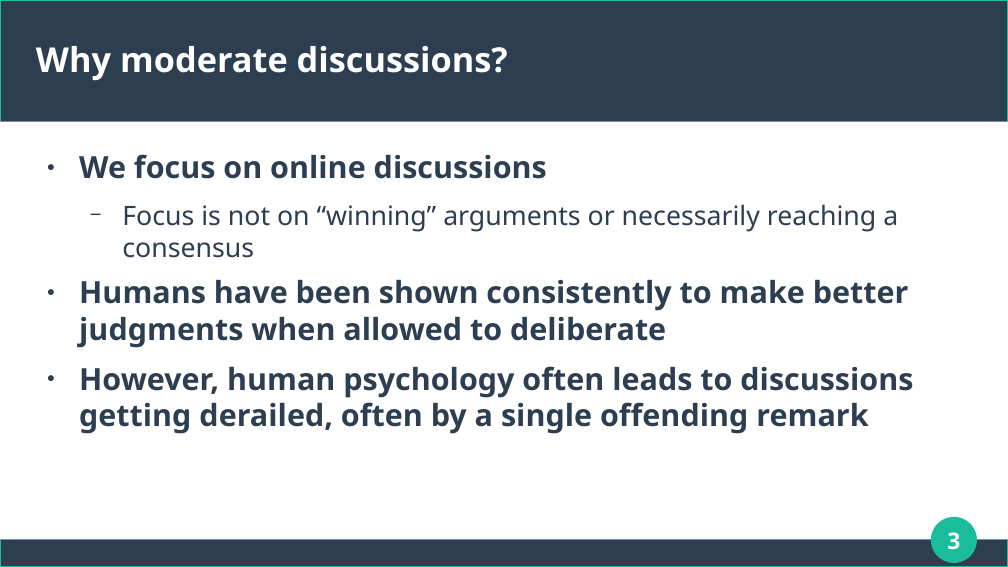
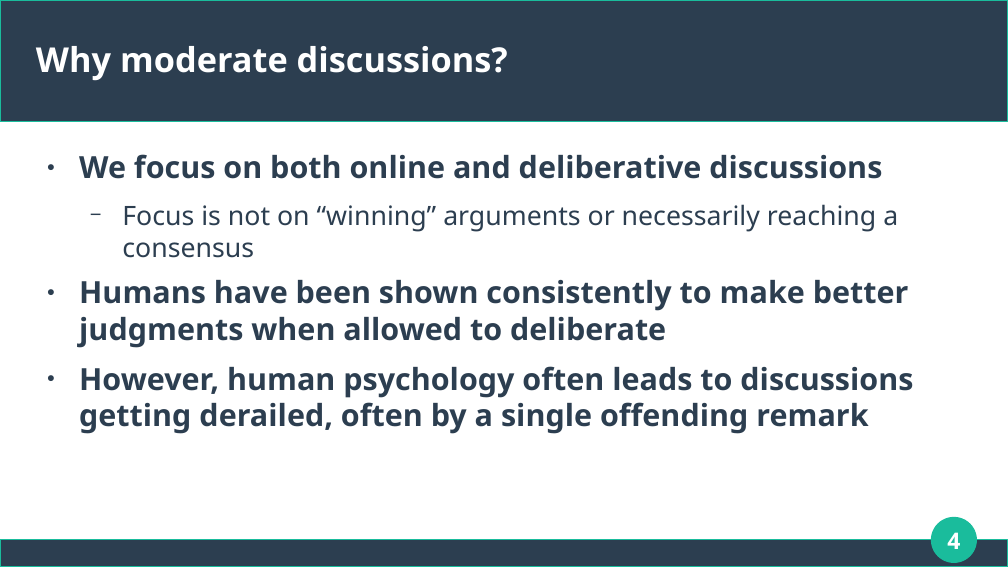
Before and after one commit to dimits-ts/llm_moderation_research, a slide deck: slide 4 of presentations/thesis.odp (slide 3 before the commit). Drawn at 1008x567 pixels with LibreOffice and Linux fonts; fonts in the diff are those of the drawing. Boxes give left, top, right and bottom in pixels: in the first picture for what was removed or moved away, otherwise in the second. Text is boxed around its words. In the diff, an @@ line names an element or a change of style, - is before the commit and + after.

```diff
--- a/presentations/thesis.odp
+++ b/presentations/thesis.odp
@@ text at [79, 154, 882, 179]: text changed @@
-● We focus on online discussions
+● We focus on both online and deliberative discussions
@@ page number at [947, 532, 960, 549]: text changed @@
-3
+4
```
Also in this commit, not shown: 13 other slides changed, 8 slides added, 1 other file.
